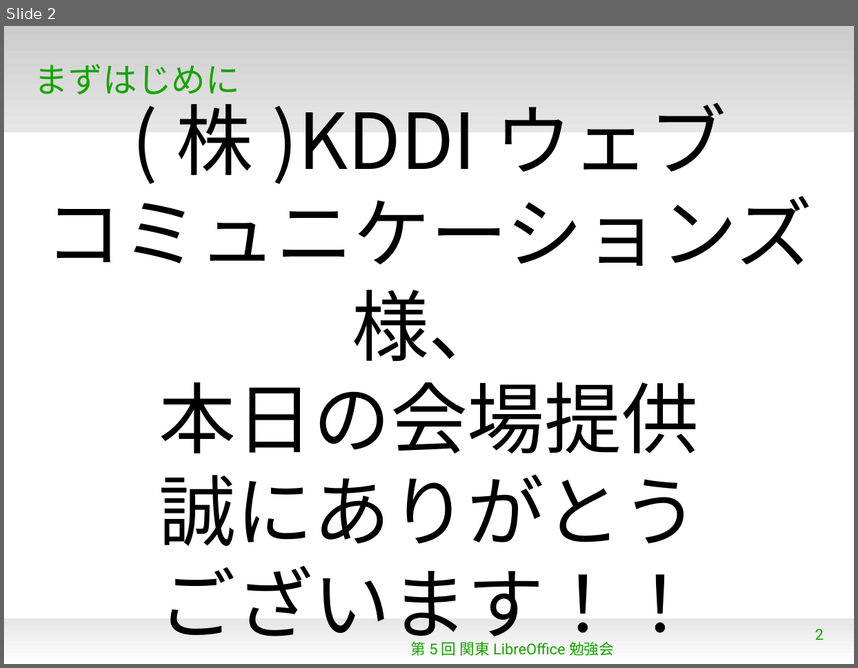
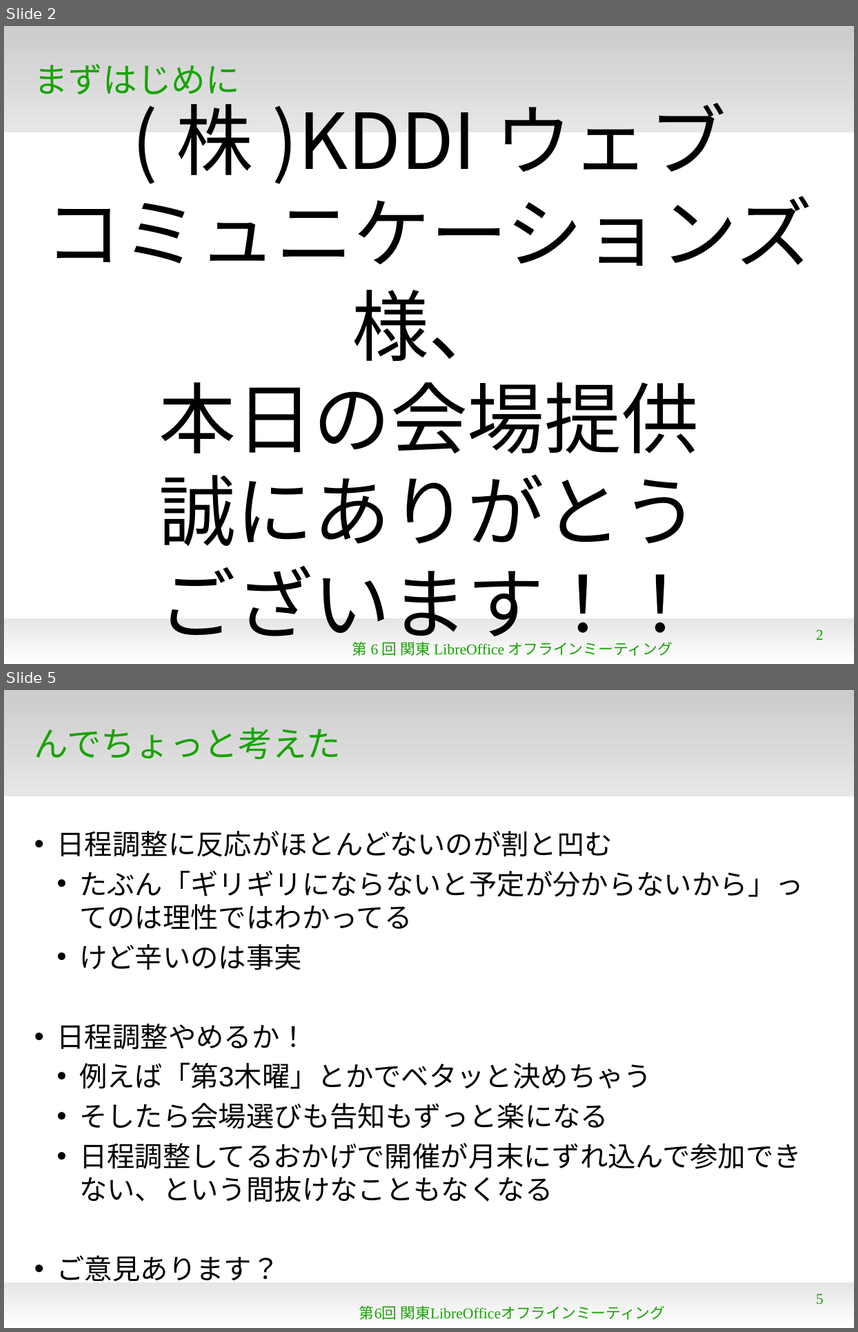
Before and after one commit to naruoga/KantoLibreOffice, a slide deck: Jun2013/OpeningTalk.odp. Shown one above the other, each under a label of ours: slide 2 before the commit, slides 2 and 5 after it; the slides between them are not shown. The pictures are 858x668 and 858x1332 pixels, drawn with LibreOffice and Linux fonts; fonts in the diff are those of the drawing; background and template pictures are left out. Boxes give left, top, right and bottom in pixels: in the first picture for what was removed or moved away, otherwise in the second. Text is boxed around its words. In the diff, an @@ line names an element or a change of style, - is before the commit and + after.

```diff
--- a/Jun2013/OpeningTalk.odp
+++ b/Jun2013/OpeningTalk.odp
@@ slide 5 added at [4,690,854,1328], background #FFFFFF; not listed: 2 template elements that a slide beside it also shows @@
@@ title added at [34,727,341,759], 32 pt, text #18A303 @@
+んでちょっと考えた
@@ text added at [57,831,804,1281], 26 pt, text #000000 @@
+• 日程調整に反応がほとんどないのが割と凹む
+  • たぶん「ギリギリにならないと予定が分からないから」ってのは理性ではわかってる
+  • けど辛いのは事実
+• 日程調整やめるか！
+  • 例えば「第3木曜」とかでベタッと決めちゃう
+  • そしたら会場選びも告知もずっと楽になる
+  • 日程調整してるおかげで開催が月末にずれ込んで参加できない、という間抜けなこともなくなる
+• ご意見あります？
@@ text added at [359,1305,665,1319], 14 pt, text #18A303 @@
+第6回 関東LibreOfficeオフラインミーティング
@@ page number added at [816,1293,824,1304], 14 pt, text #18A303 @@
+5
@@ slide 2 changed as well @@
@@ page number at [816,629,824,639]: font Roboto to Times New Roman @@
@@ text at [352,641,430,655]: text changed; font Roboto to Times New Roman @@
-第5回 関東LibreOffice勉強会
+第6回 関東LibreOfficeオフラインミーティング
```
Also in this commit, not shown: 9 other slides changed, 3 other slides added, 2 slides removed.
